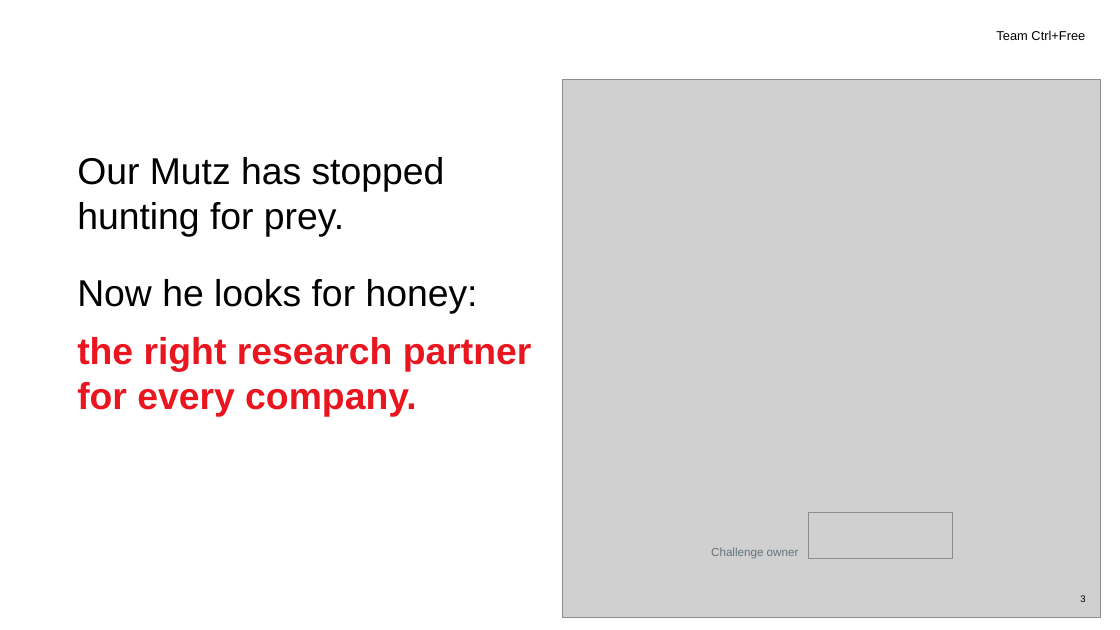
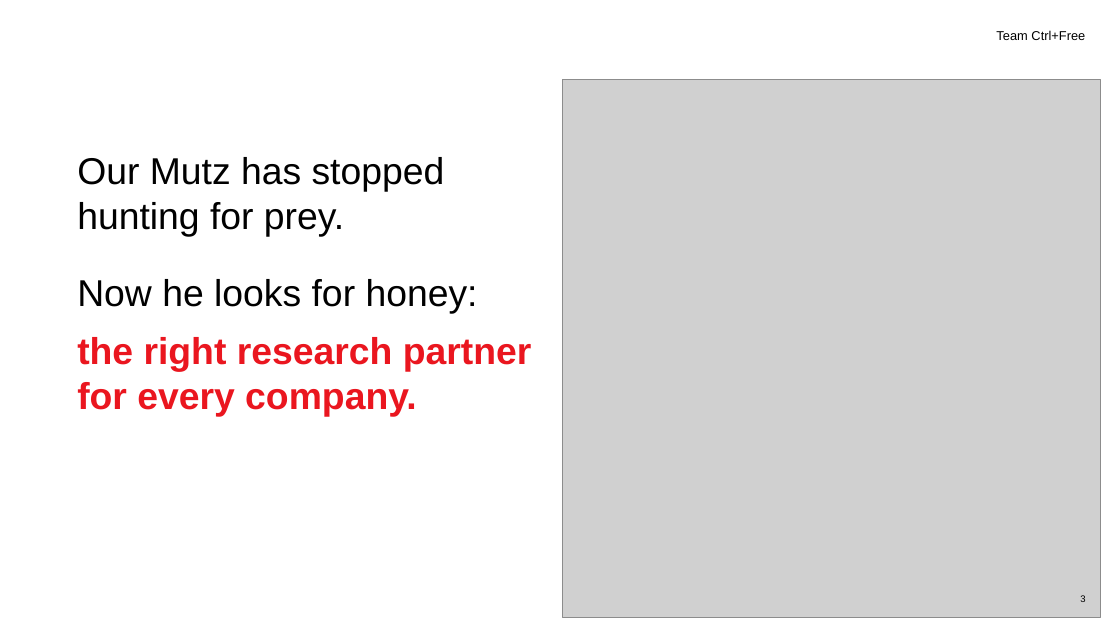
Before and after one commit to beSaif/mutz, a slide deck: slide 3 of research/Mutz_Pitch_lean_static.pptx. Drawn at 1120x630 pixels with LibreOffice and Linux fonts; fonts in the diff are those of the drawing; grey boxes stand for pictures; background and template pictures are left out. Boxes give left, top, right and bottom in pixels: in the first picture for what was removed or moved away, otherwise in the second. Text is boxed around its words. In the diff, an @@ line names an element or a change of style, - is before the commit and + after.

```diff
--- a/research/Mutz_Pitch_lean_static.pptx
+++ b/research/Mutz_Pitch_lean_static.pptx
@@ picture removed at <box>808,513,952,559</box> @@
@@ text removed at <box>711,547,799,559</box> @@
-Challenge owner
```
